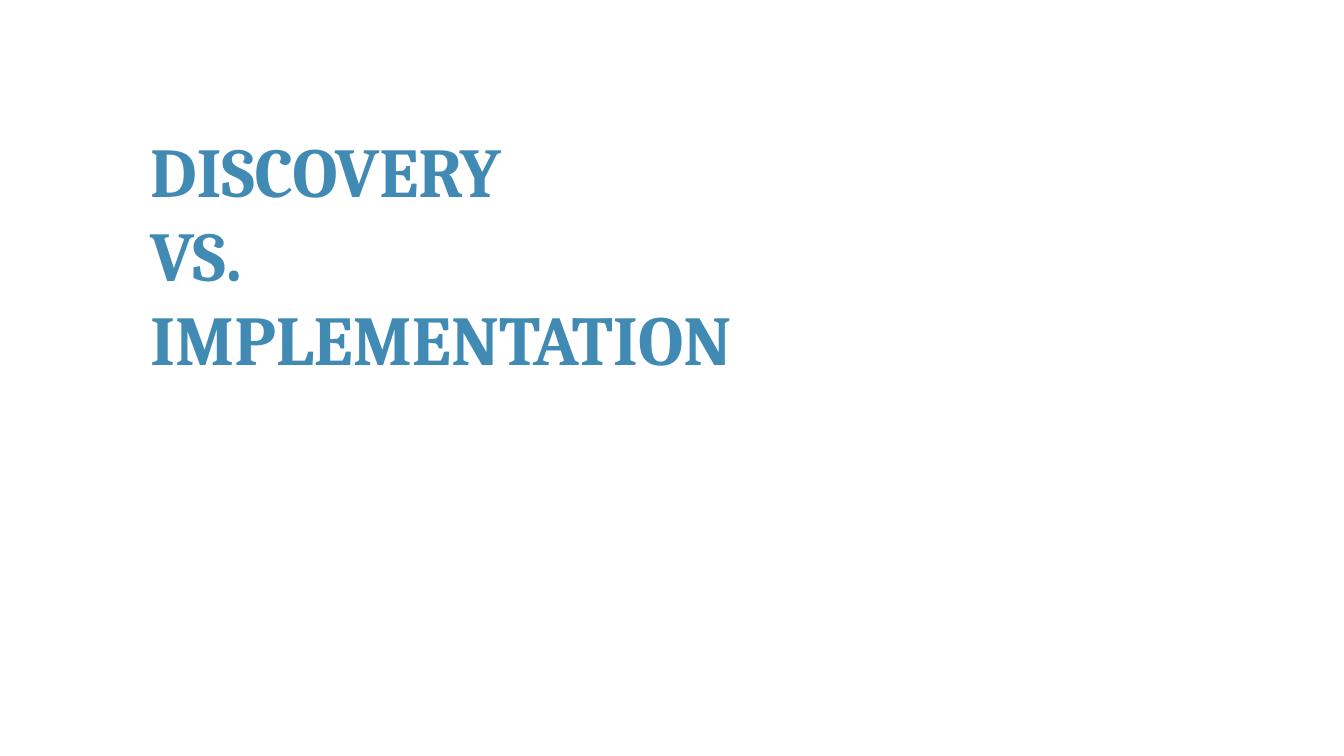
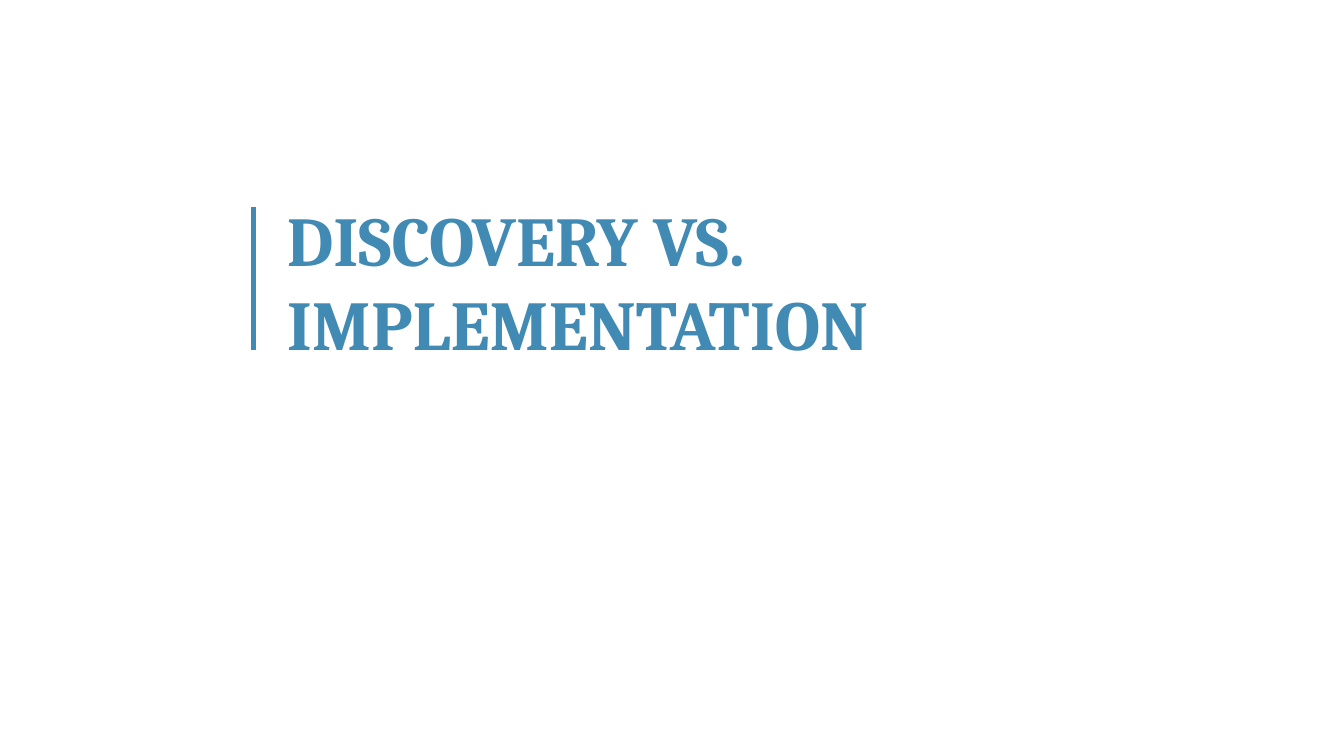
Before and after one commit to franckalbinet/itu-eaco-zanzibar-12-2018, a slide deck: slide 4 of presentations/session-9-open-issues-in-ai.pptx. Drawn at 1344x756 pixels with LibreOffice and Linux fonts; fonts in the diff are those of the drawing; background and template pictures are left out. Boxes give left, top, right and bottom in pixels: in the first picture for what was removed or moved away, otherwise in the second. Text is boxed around its words. In the diff, an @@ line names an element or a change of style, - is before the commit and + after.

```diff
--- a/presentations/session-9-open-issues-in-ai.pptx
+++ b/presentations/session-9-open-issues-in-ai.pptx
@@ line added from (254, 208) to (254, 351), #418AB3 3 pt @@
@@ text at <box>287,218,868,351</box>: text changed @@
-DISCOVERY
-VS.
-IMPLEMENTATION
+DISCOVERY VS. IMPLEMENTATION
```
Also in this commit, not shown: 17 other slides changed, 1 slide added, 3 slides removed, 2 other files.
